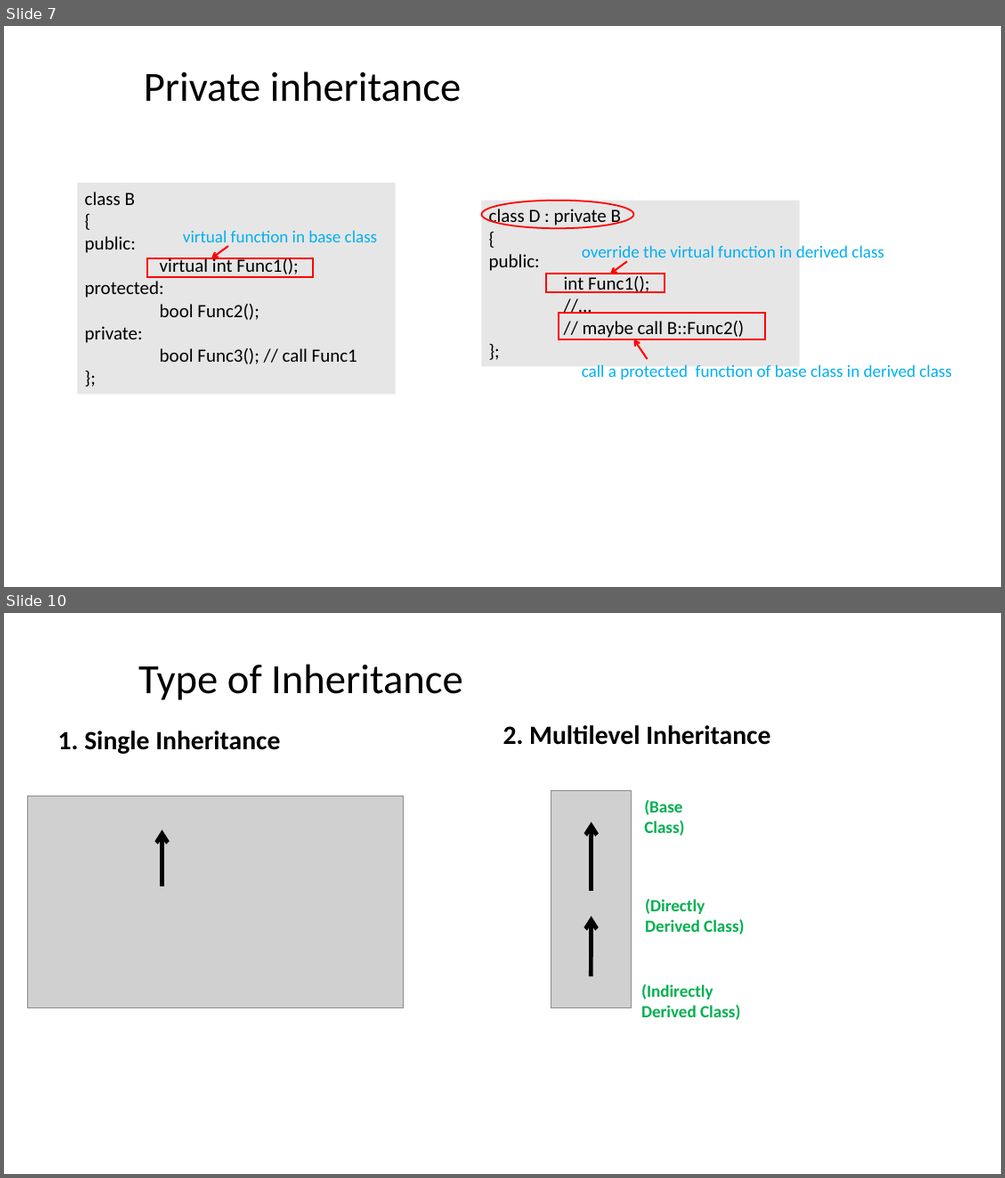
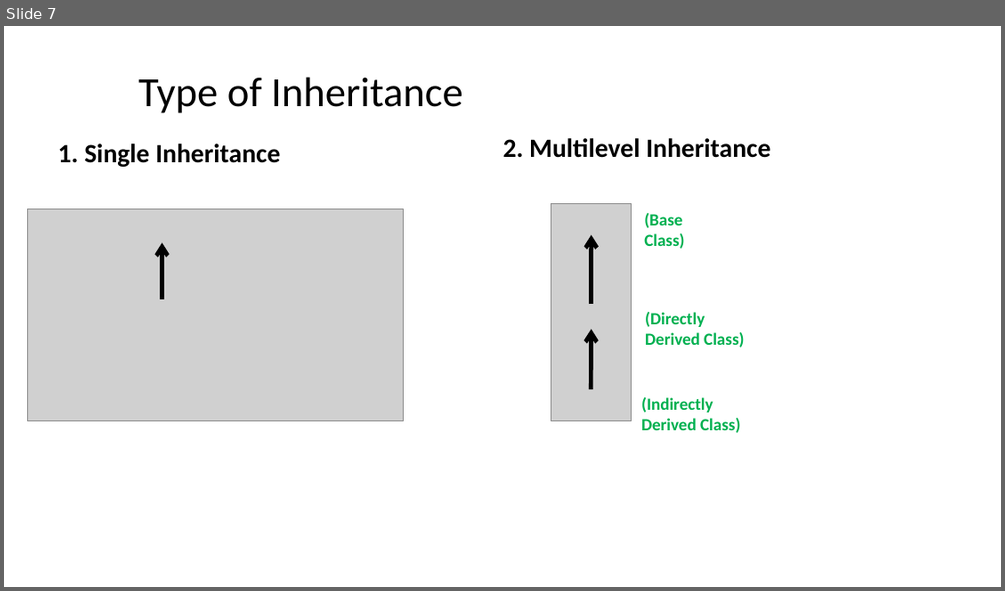
Before and after one commit to ShiqiYu/CPP, a slide deck: week13/Lab13.pptx. Shown one above the other, each under a label of ours: slides 7 and 10 before the commit, slide 7 after it; the slides between them are not shown. The pictures are 1005x1178 and 1005x591 pixels, drawn with LibreOffice and Linux fonts; fonts in the diff are those of the drawing; grey boxes stand for pictures; background and template pictures are left out. Boxes give left, top, right and bottom in pixels: in the first picture for what was removed or moved away, otherwise in the second. Text is boxed around its words. In the diff, an @@ line names an element or a change of style, - is before the commit and + after.

```diff
--- a/week13/Lab13.pptx
+++ b/week13/Lab13.pptx
@@ slide 7 removed at (4,26,1001,587), background #FFFFFF @@
@@ title removed at (144,71,461,102) @@
-Private inheritance
@@ rectangle removed at (77,183,395,394) @@
-class B
-{
-public:
-virtual int Func1();
-protected:
-bool Func2();
-private:
-bool Func3(); // call Func1
-};
@@ rectangle removed at (482,200,800,366) @@
-class D : private B
-{
-public:
-int Func1();
-//...
-// maybe call B::Func2()
-};
@@ ellipse removed at (482,200,634,229) @@
@@ text removed at (183,230,377,247) @@
-virtual function in base class
@@ rectangle removed at (146,258,313,277) @@
@@ arrow removed from (228, 246) to (211, 258) @@
@@ text removed at (582,245,883,263) @@
-override the virtual function in derived class
@@ arrow removed from (627, 262) to (610, 273) @@
@@ rectangle removed at (546,273,665,292) @@
@@ rectangle removed at (558,313,764,339) @@
@@ arrow removed from (647, 359) to (633, 339) @@
@@ text removed at (582,364,951,379) @@
-call a protected function of base class in derived class
@@ what was slide 10 is now slide 7 @@
```
Also in this commit, not shown: 6 slides changed, 13 slides added, 8 other slides removed.
